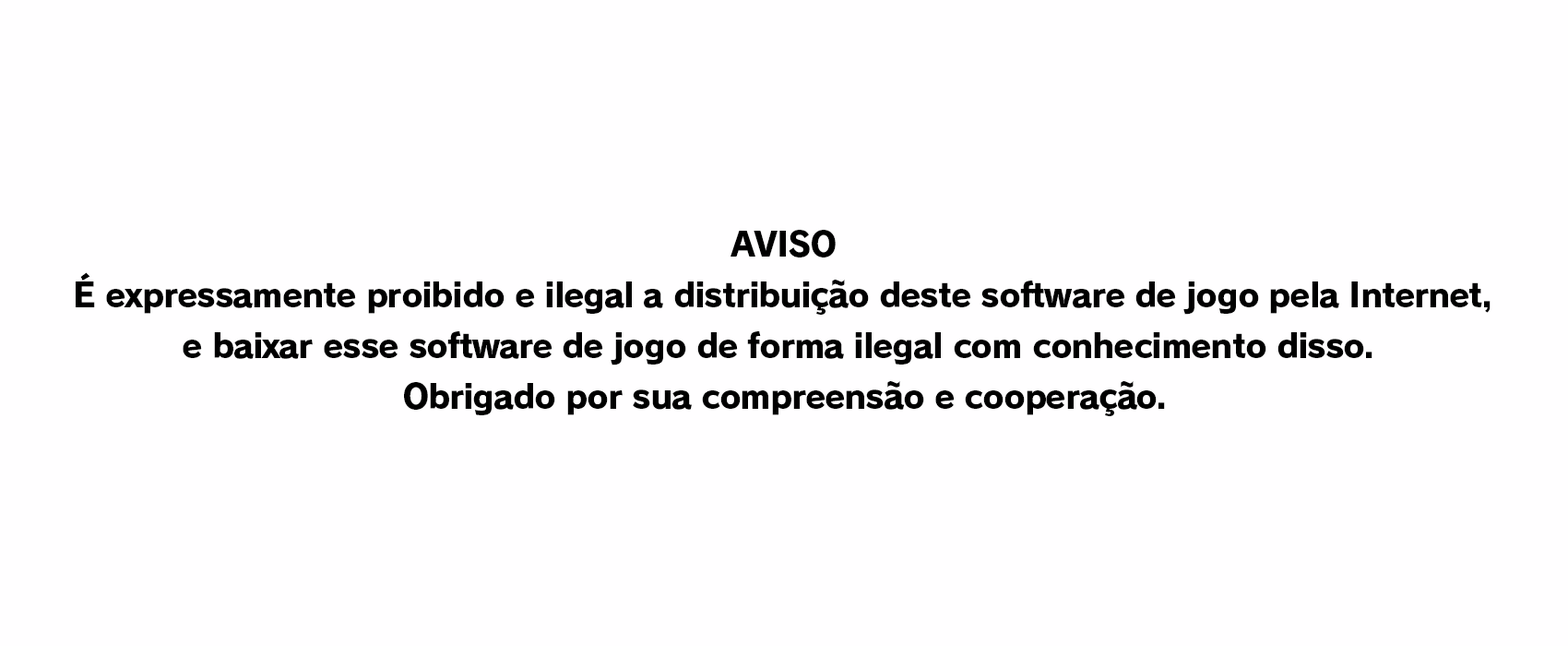
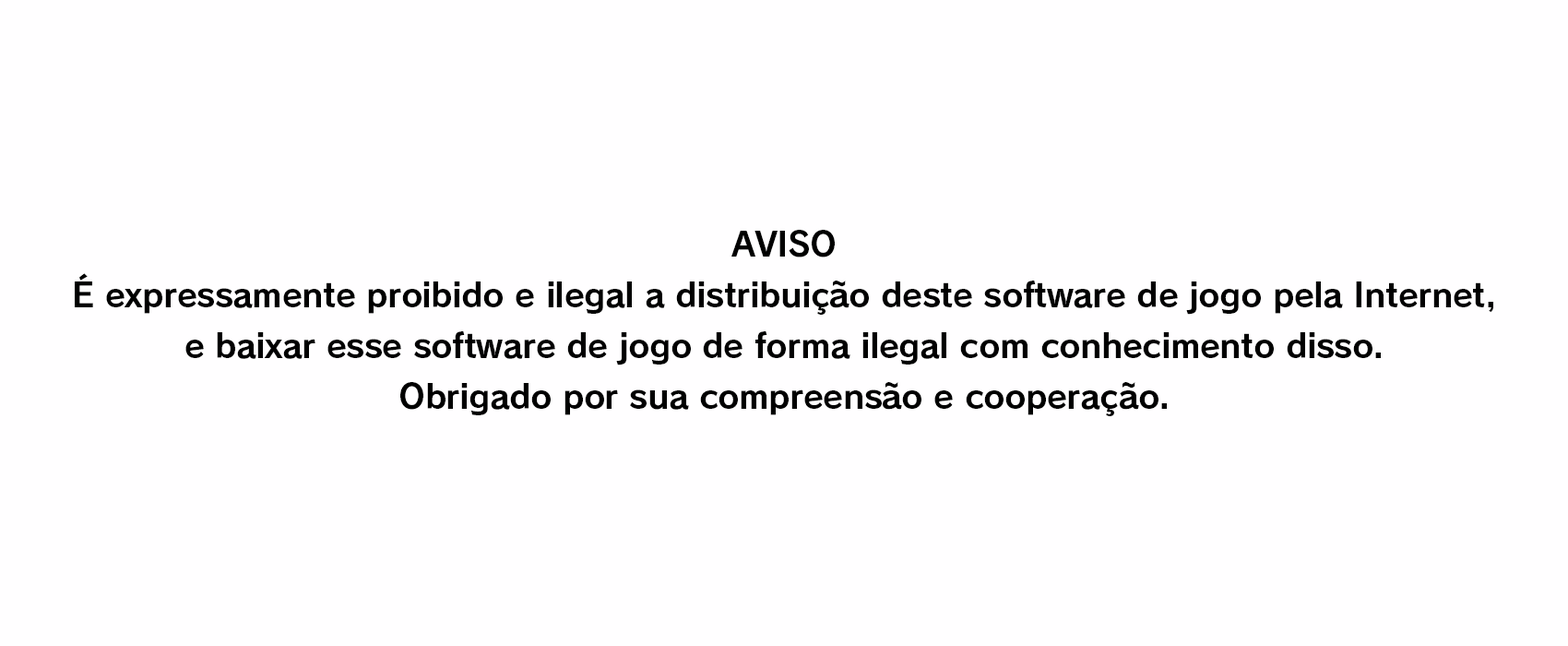
Layers edited between the first and the second w=1568, h=646 image:
added group "PT V2" with 2 layers above "ENG V2" over (74, 229, 1494, 416)
added layer "É expressamente proibido e ilegal a distribuição deste software" (1st of 2, in "PT V2") in group "PT V2" over (74, 273, 1494, 416)
added layer "AVISO" (1st of 2, in "PT V2") in group "PT V2" over (731, 229, 835, 258)
renamed "Agrupar 1 copiar" to "PT", hid the group it (4 layers) over (78, 229, 1491, 416)
renamed "Camada 2" to "Clean", painted on it over (74, 229, 1494, 416)
renamed "Camada 1" to "Original", hid it over (74, 229, 1494, 416)
